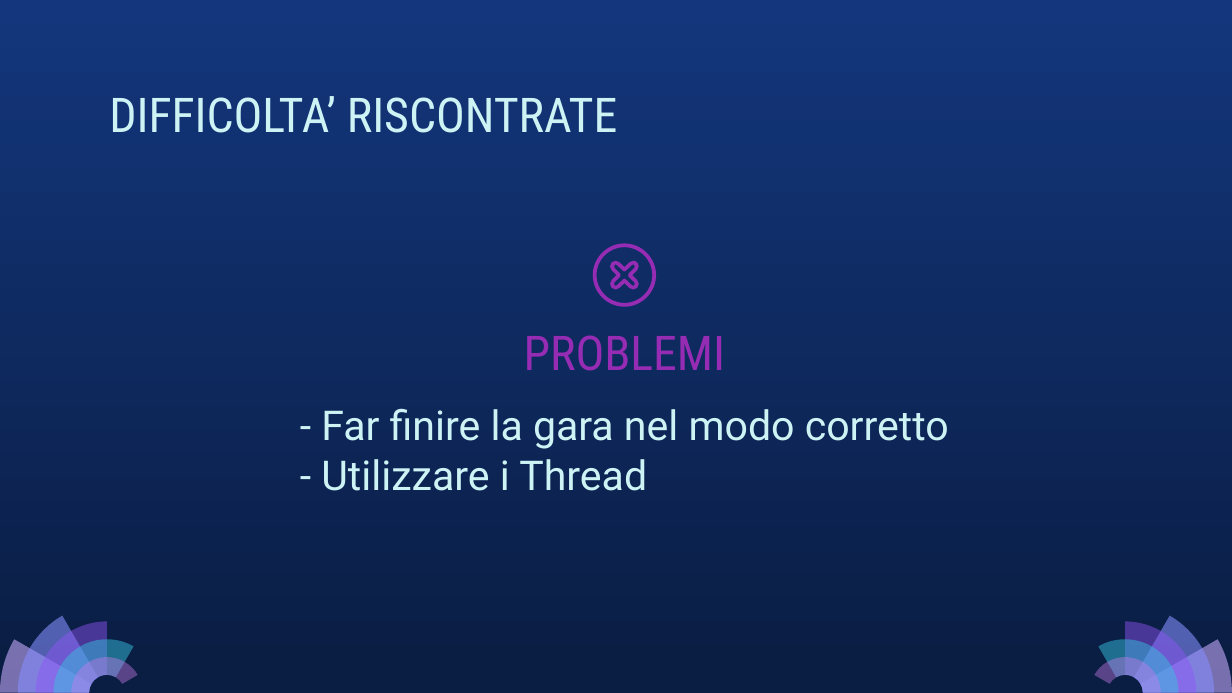
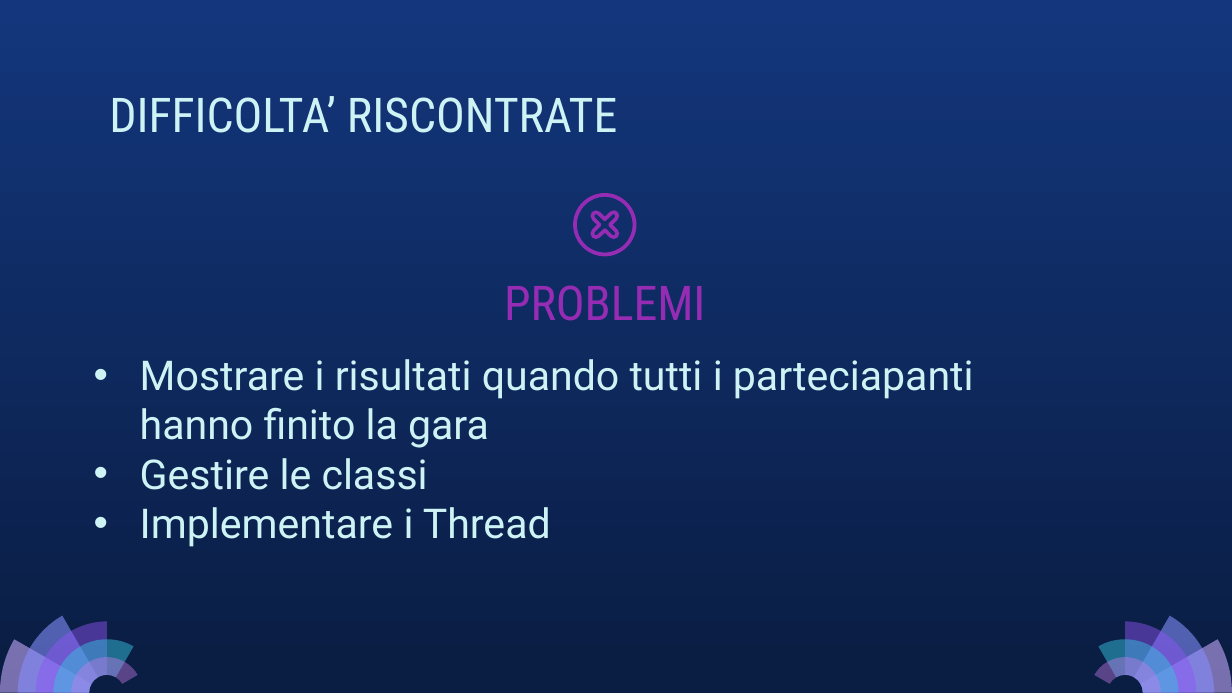
Before and after one commit to LorenzoBastianelli/Progetto_Maratona, a slide deck: slide 17 of File/ProgettoMaratonaBastianelli_Fiore.pptx (slide 15 before the commit). Drawn at 1232x693 pixels with LibreOffice and Linux fonts; fonts in the diff are those of the drawing. Boxes give left, top, right and bottom in pixels: in the first picture for what was removed or moved away, otherwise in the second. Text is boxed around its words. In the diff, an @@ line names an element or a change of style, - is before the commit and + after.

```diff
--- a/File/ProgettoMaratonaBastianelli_Fiore.pptx
+++ b/File/ProgettoMaratonaBastianelli_Fiore.pptx
@@ 2 freeform shapes, 1 title: place and size @@
-2 freeform shapes, 1 title at (524,244,725,371)
+2 freeform shapes, 1 title at (504,193,705,321)
@@ text at (140,359,974,547): text changed @@
-- Far finire la gara nel modo corretto
-- Utilizzare i Thread
+• Mostrare i risultati quando tutti i parteciapanti hanno finito la gara
+• Gestire le classi
+• Implementare i Thread
```
Also in this commit, not shown: 2 other slides changed, 5 slides added, 5 slides removed, 3 other files.
